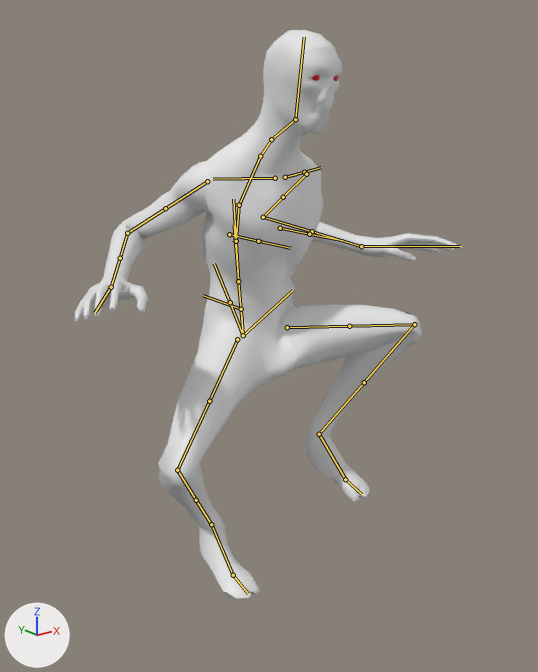
The FBX model Assets/_Dev/Characters/EnemyMinion/MDL_Enemy_Minion.fbx as it was, and as the next commit left it.
Before and after are seen from a 50 mm lens placed at (-0.916, -1.157, 1.228), pointed at (0.008, -0.001, 0.766). Lighting does not change. The marker at lower left points along +X, +Y and +Z. The picture after the commit comes second. Both versions are drawn at frame 45 of the action 'ANIM_Enemy_MinionBackwardWC'; the numbers are the values there. The bones that change, and the others that lie on the model, are drawn over the model as lines.

Objects in the first picture: 'Minion_Corpo_low' and 1 more.
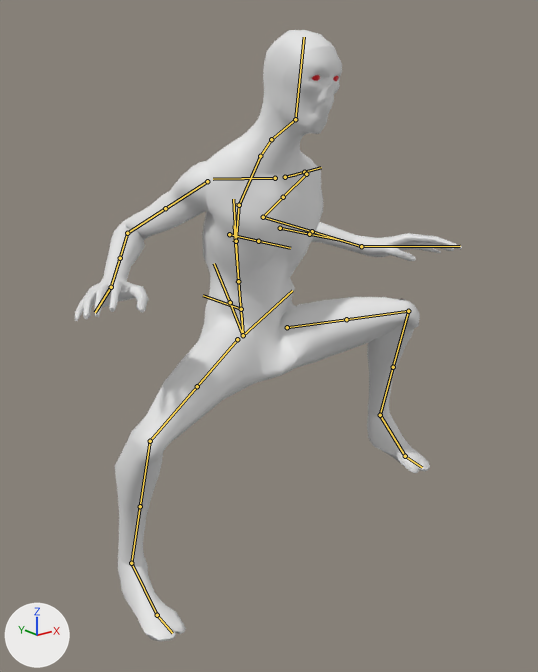
What differs and where, as boxes (x1, y1, x2, y2) in the pictures (538 x 672 px):
'Minion_Corpo_low', posed (7% taller): before (75, 30, 462, 600); after (75, 30, 462, 642)
bone 'DEF-thigh.L', root to tip: before (287, 327) to (349, 326); after (287, 327) to (346, 319)
bone 'DEF-shin.L', root to tip: before (414, 324) to (364, 382); after (408, 311) to (393, 367)
bone 'DEF-foot.L', root to tip: before (319, 434) to (345, 479); after (380, 415) to (405, 456)
bone 'DEF-thigh.R', root to tip: before (237, 339) to (209, 401); after (237, 339) to (197, 386)
bone 'DEF-shin.R', root to tip: before (177, 470) to (196, 500); after (150, 441) to (140, 506)
bone 'DEF-foot.R', root to tip: before (211, 524) to (233, 575); after (131, 563) to (157, 615)

What the commit changed:
Bone 'DEF-thigh.L' (bone_def_thigh_l) turns from (-87, 14, 1) to (-95, 12, -4) degrees about its own x, y and z.
Bone 'DEF-thigh.L' (bone_def_thigh_l) is rescaled from (1.1, 0.83, 1.1) to (1.12, 0.8, 1.12).
Bone 'DEF-shin.L' (bone_def_shin_l) turns from (123, 16, -10) to (97, 24, -17) degrees about its own x, y and z.
Bone 'DEF-shin.L' (bone_def_shin_l) is rescaled from (0.94, 1.02, 1.09) to (0.93, 0.91, 1.22).
Bone 'DEF-foot.L' (bone_def_foot_l) turns from (-32, 13, -20) to (-28, -4, 20) degrees about its own x, y and z.
Bone 'DEF-thigh.R' (bone_def_thigh_r) turns from (-47, 2, 4) to (-59, 6, 11) degrees about its own x, y and z.
Bone 'DEF-shin.R' (bone_def_shin_r) turns from (88, -2, 0) to (71, -5, 1) degrees about its own x, y and z.
Bone 'DEF-foot.R' (bone_def_foot_r) turns from (-30, -20, 25) to (-22, -3, -4) degrees about its own x, y and z.
Bone 'DEF-foot.R' (bone_def_foot_r) is rescaled from (0.99, 0.98, 1.02) to (0.98, 0.99, 1.03).
